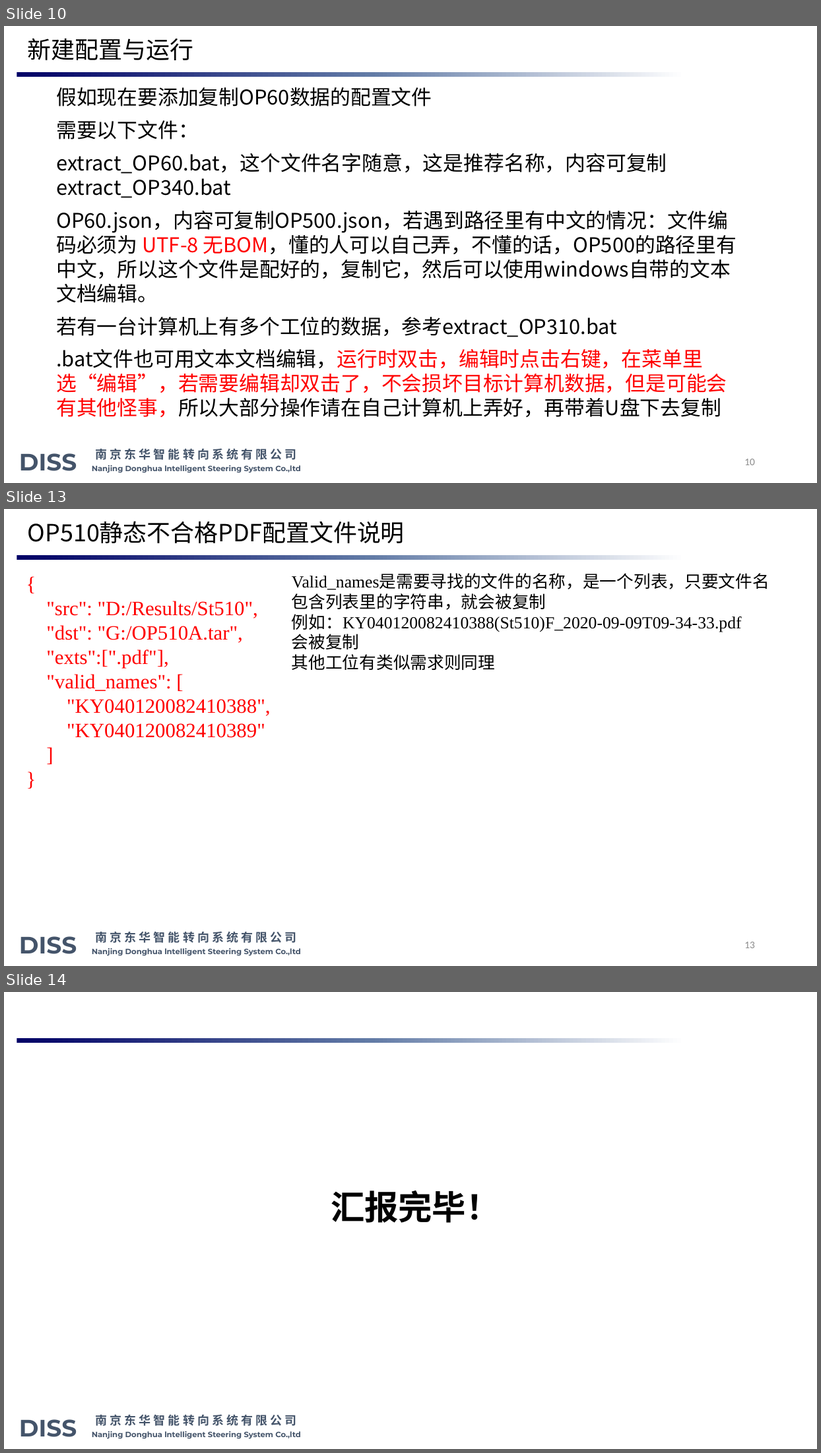
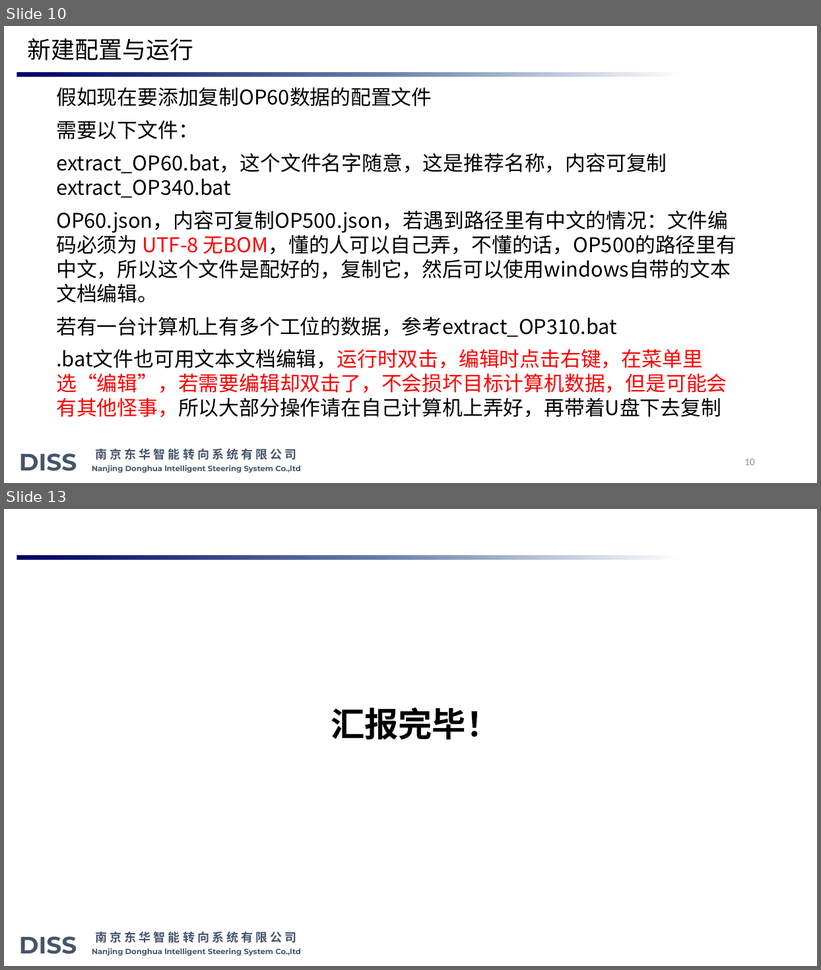
Before and after one commit to bluequilt/DISS_extract_files, a slide deck: 提取数据说明.pptx. Shown one above the other, each under a label of ours: slides 10, 13 and 14 before the commit, slides 10 and 13 after it; the slides between them are not shown. The pictures are 821x1453 and 821x970 pixels, drawn with LibreOffice and Linux fonts; fonts in the diff are those of the drawing; background and template pictures are left out. Boxes give left, top, right and bottom in pixels: in the first picture for what was removed or moved away, otherwise in the second. Text is boxed around its words. In the diff, an @@ line names an element or a change of style, - is before the commit and + after.

Commit message:
为全工位全数据拷贝做准备

```diff
--- a/提取数据说明.pptx
+++ b/提取数据说明.pptx
@@ slide 13 removed at (4, 509, 817, 966), background #FFFFFF; not listed: 3 template elements that a slide beside it also shows @@
@@ title removed at (28, 521, 405, 543) @@
-OP510静态不合格PDF配置文件说明
@@ text removed at (292, 574, 770, 670) @@
-Valid_names是需要寻找的文件的名称，是一个列表，只要文件名包含列表里的字符串，就会被复制
-例如：KY040120082410388(St510)F_2020-09-09T09-34-33.pdf
-会被复制
-其他工位有类似需求则同理
@@ text removed at (46, 601, 270, 738) @@
-{
-"src": "D:/Results/St510",
-"dst": "G:/OP510A.tar",
-"exts":[".pdf"],
-"valid_names": [
-"KY040120082410388",
-"KY040120082410389"
-]
-}
@@ page number removed at (745, 942, 755, 949) @@
-13
@@ what was slide 14 is now slide 13 @@
```
Also in this commit, not shown: 1 slide changed, 14 other files.
